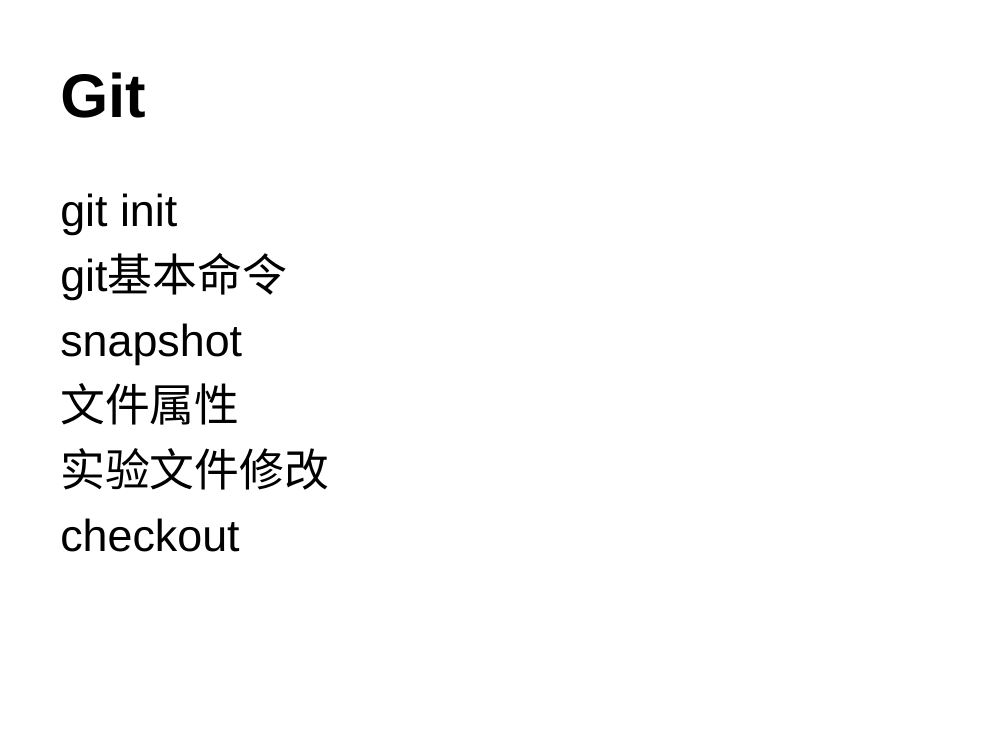
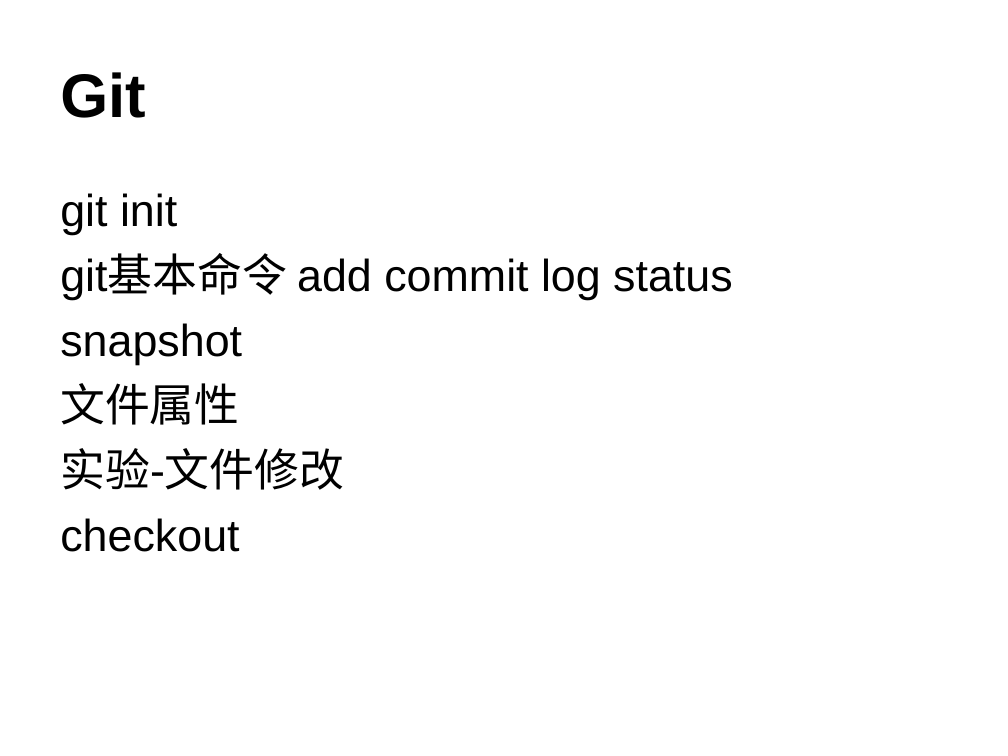
Before and after one commit to lxmxhh/git-intro, a slide deck: slide 4 of Git.ppt. Drawn at 1008x756 pixels with LibreOffice and Linux fonts; fonts in the diff are those of the drawing. Boxes give left, top, right and bottom in pixels: in the first picture for what was removed or moved away, otherwise in the second. Text is boxed around its words. In the diff, an @@ line names an element or a change of style, - is before the commit and + after.

Commit message:
modify ppt

```diff
--- a/Git.ppt
+++ b/Git.ppt
@@ text at (60,256,732,300): text changed @@
-git基本命令
+git基本命令 add commit log status
@@ text at (60,448,344,490): text changed @@
-实验文件修改
+实验-文件修改
```
